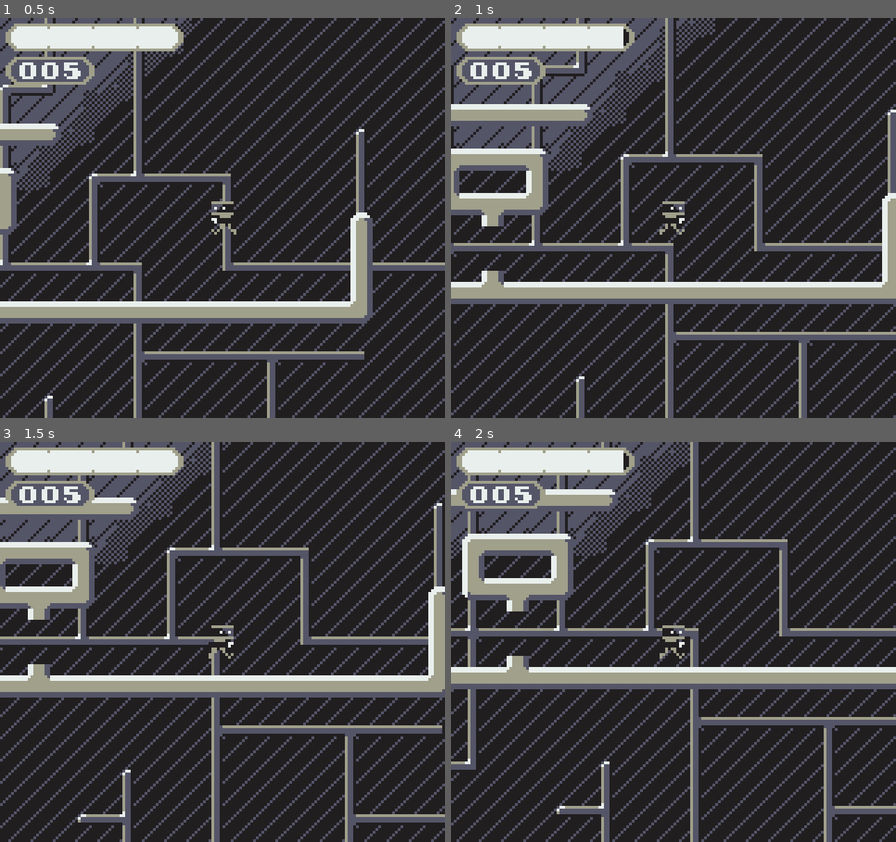
Above: before the commit, frames 1-4 (two rows, left to right).
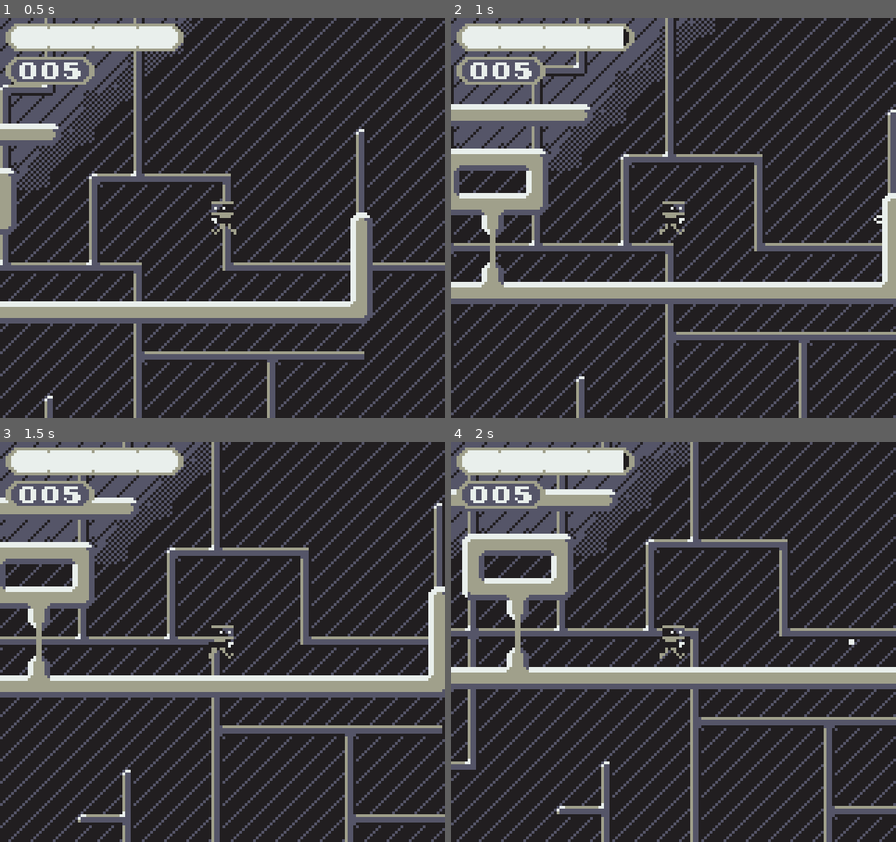
Above: after the commit, the same moments.

Repository: ololili/RobotGame
Game: Godot game, scene res://src/Main/main.tscn
Two runs of this game, one before a commit and one after it. Both use one fixed random seed, a clock stepped at 60 frames per second and the inputs below.
Inputs:
- Up to frame 1 (0.5 s): no input
- Up to frame 2 (1 s): hold Right (right) from 0.53 s (still down); hold Up (up) from 0.53 s (still down); tap Space (shoot) at 0.6 s
- Up to frame 3 (1.5 s): keep holding Right (right); release Up (up) at 1.28 s; tap Up (up) at 1.35 s
- Up to frame 4 (2 s): keep holding Right (right); tap Up (up) at 1.52, 1.82 s; tap Space (shoot) at 1.55 s

Frame 1 is identical in both runs. In frame 2, 0.3% of the frame differs, in the area x 6-97%, y 49-64%; in frame 3, 0.2%; in frame 4, 0.3%.

Commit message:
Added the barrier and made it collide with the projectiles.

Diff:
--- /dev/null
+++ b/src/ChangingElements/barrier.gd
@@ -0,0 +1,13 @@
+extends StaticBody2D
+
+var is_broken: bool = false
+var collision: CollisionShape2D
+var sprite: Sprite2D
+
+func _ready():
+	collision = $collision_shape_2d
+	sprite = $sprite_2d
+
+func break_door():
+	collision.disabled = true
+	sprite.frame = 1
--- /dev/null
+++ b/src/ChangingElements/barrier.tscn
@@ -0,0 +1,20 @@
+[gd_scene load_steps=4 format=3 uid="uid://blhe5j152tvjf"]
+
+[ext_resource type="Texture2D" uid="uid://oke1vmwovnuv" path="res://Assets/ChangingElements/BarrierVertical.png" id="1_7goln"]
+[ext_resource type="Script" path="res://src/ChangingElements/barrier.gd" id="1_jvpwp"]
+
+[sub_resource type="RectangleShape2D" id="RectangleShape2D_3wunu"]
+size = Vector2(2, 16)
+
+[node name="barrier" type="StaticBody2D"]
+collision_layer = 4
+collision_mask = 11
+script = ExtResource("1_jvpwp")
+
+[node name="sprite_2d" type="Sprite2D" parent="."]
+texture = ExtResource("1_7goln")
+hframes = 2
+
+[node name="collision_shape_2d" type="CollisionShape2D" parent="."]
+visible = false
+shape = SubResource("RectangleShape2D_3wunu")
--- a/src/ChangingElements/button.tscn
+++ b/src/ChangingElements/button.tscn
@@ -10,6 +10,7 @@
 size = Vector2(8, 2)
 
 [node name="button" type="Area2D"]
+collision_mask = 3
 script = ExtResource("1_b8fj0")
 
 [node name="sprite_2d" type="Sprite2D" parent="."]
--- a/src/Characters/Robot.tscn
+++ b/src/Characters/Robot.tscn
@@ -234,10 +234,13 @@
 }
 
 [node name="robot" type="CharacterBody2D"]
+collision_layer = 2
+collision_mask = 5
 script = ExtResource("1_b70ax")
 speed = 100.0
 jump_velocity = -100.0
 kick_back = 100.0
+projectile_speed = 100.0
 
 [node name="Sprite2D" type="Sprite2D" parent="."]
 texture = ExtResource("1_vayys")
--- /dev/null
+++ b/src/Characters/projectile.gd
@@ -0,0 +1,27 @@
+extends CharacterBody2D
+
+var move_direction: Vector2
+var speed: float
+var animation_player: AnimationPlayer
+
+
+func _ready():
+	animation_player = $animation_player
+	animation_player.play("standard")
+	animation_player.speed_scale = 5
+
+
+func start(direction: Vector2, _speed: float):
+	move_direction = direction
+	speed = _speed
+
+
+func _physics_process(delta):
+	velocity.x = move_direction.x * speed
+	velocity.y = move_direction.y * speed
+	var collision = move_and_collide(velocity * delta) as KinematicCollision2D
+	if collision:
+		var collider = collision.get_collider() as Node
+		if collider.name == "barrier":
+			collider.break_door()
+		queue_free()
--- a/src/Characters/projectile.tscn
+++ b/src/Characters/projectile.tscn
@@ -1,6 +1,7 @@
-[gd_scene load_steps=6 format=3 uid="uid://b811m603pjpmi"]
+[gd_scene load_steps=7 format=3 uid="uid://b811m603pjpmi"]
 
 [ext_resource type="Texture2D" uid="uid://cpvyx2cbucn1i" path="res://Assets/Characters/Projectile.png" id="1_bw62i"]
+[ext_resource type="Script" path="res://src/Characters/projectile.gd" id="1_sbqj2"]
 
 [sub_resource type="Animation" id="Animation_g23tw"]
 resource_name = "standard"
@@ -43,7 +44,10 @@
 [sub_resource type="RectangleShape2D" id="RectangleShape2D_vjvek"]
 size = Vector2(2, 2)
 
-[node name="projectile" type="Area2D"]
+[node name="projectile" type="CharacterBody2D"]
+collision_layer = 8
+collision_mask = 5
+script = ExtResource("1_sbqj2")
 
 [node name="sprite_2d" type="Sprite2D" parent="."]
 texture = ExtResource("1_bw62i")
--- a/src/Characters/robot.gd
+++ b/src/Characters/robot.gd
@@ -6,17 +6,20 @@
 @export var kick_back: float = 300.0
 @export var drag: float = 3.0
 @export var energy_cost: float = 10.0
+@export var projectile_speed: float = 300
 
+var projectile
 var animation_player: AnimationPlayer
 
 var is_shooting: bool = false
 
-var last_direction: Vector2 = Vector2(1, 0)
+var last_direction: Vector2 = Vector2(-1, 0)
 var left_right: String = "Left"
-var last_direction_word: String = "Left"
+var up_down: String = "Up"
 
 
 func _ready():
+	projectile = load("res://src/Characters/projectile.tscn") as PackedScene
 	animation_player = $AnimationPlayer
 
 
@@ -29,8 +32,8 @@
 			handle_floor_movement(direction)
 		else:
 			handle_air_movement(delta, direction)
-	if Input.is_action_just_pressed("shoot") and Globals.energy >= energy_cost:
-		handle_shooting()
+		if Input.is_action_just_pressed("shoot") and Globals.energy >= energy_cost:
+			handle_shooting(direction)
 
 	move_and_slide()
 
@@ -53,16 +56,25 @@
 	var delta_v = direction.x * speed - velocity.x
 	velocity.x += delta_v * drag * delta
 
-func handle_shooting():
+func handle_shooting(direction):
 	Globals.energy -= energy_cost
 	is_shooting = true
-	if last_direction.y == 0:
+	if direction.y == 0:
 		animation_player.play("Shooting" + left_right)
+		direction = last_direction
 	else:
-		animation_player.play("Shooting" + last_direction_word + left_right)
-	# todo: spawn a projectile
+		animation_player.play("Shooting" + up_down + left_right)
+	instantiate_projectile(direction)
 	velocity.y = 0
-	velocity += kick_back * last_direction * -1
+	velocity += kick_back * direction * -1
+
+
+func instantiate_projectile(direction):
+	var new_projectile = projectile.instantiate()
+	get_parent().add_child(new_projectile)
+	var pos = global_position + direction * 8
+	new_projectile.global_position = pos
+	new_projectile.start(direction, projectile_speed)
 
 
 func get_direction() -> Vector2:
@@ -70,24 +82,20 @@
 	if Input.is_action_pressed("down"):
 		direction.x = 0
 		direction.y = 1
-		last_direction = direction
-		last_direction_word = "Down"
+		up_down = "Down"
 	elif Input.is_action_pressed("right"):
 		direction.x = 1
 		direction.y = 0
 		last_direction = direction
-		last_direction_word = "Right"
 		left_right = "Right"
 	elif Input.is_action_pressed("left"):
 		direction.x = -1
 		direction.y = 0
 		last_direction = direction
-		last_direction_word = "Left"
 		left_right = "Left"
 	elif Input.is_action_pressed("up"):
 		direction.x = 0
 		direction.y = -1
-		last_direction = direction
-		last_direction_word = "Up"
+		up_down = "Up"
 
 	return direction
--- a/src/World/second_test.tscn
+++ b/src/World/second_test.tscn
@@ -1,9 +1,10 @@
-[gd_scene load_steps=5 format=4 uid="uid://d05kkcumc7guk"]
+[gd_scene load_steps=6 format=4 uid="uid://d05kkcumc7guk"]
 
 [ext_resource type="TileSet" uid="uid://ccwxj8515lbkj" path="res://Assets/Terrain/world_tile_set.tres" id="1_itpjh"]
 [ext_resource type="PackedScene" uid="uid://d4d713c1pny7d" path="res://src/Characters/Robot.tscn" id="2_6jyln"]
 [ext_resource type="PackedScene" uid="uid://bj6r2imiwgiys" path="res://src/ChangingElements/button.tscn" id="3_l8vau"]
 [ext_resource type="PackedScene" uid="uid://b6p87ki5suc6r" path="res://src/ChangingElements/door.tscn" id="4_gmwnr"]
+[ext_resource type="PackedScene" uid="uid://blhe5j152tvjf" path="res://src/ChangingElements/barrier.tscn" id="5_ie0hd"]
 
 [node name="second_test" type="Node2D"]
 
@@ -30,3 +31,6 @@
 [node name="door" parent="button" instance=ExtResource("4_gmwnr")]
 position = Vector2(-32, 0)
 is_main_door = true
+
+[node name="barrier" parent="." instance=ExtResource("5_ie0hd")]
+position = Vector2(248, -8)
